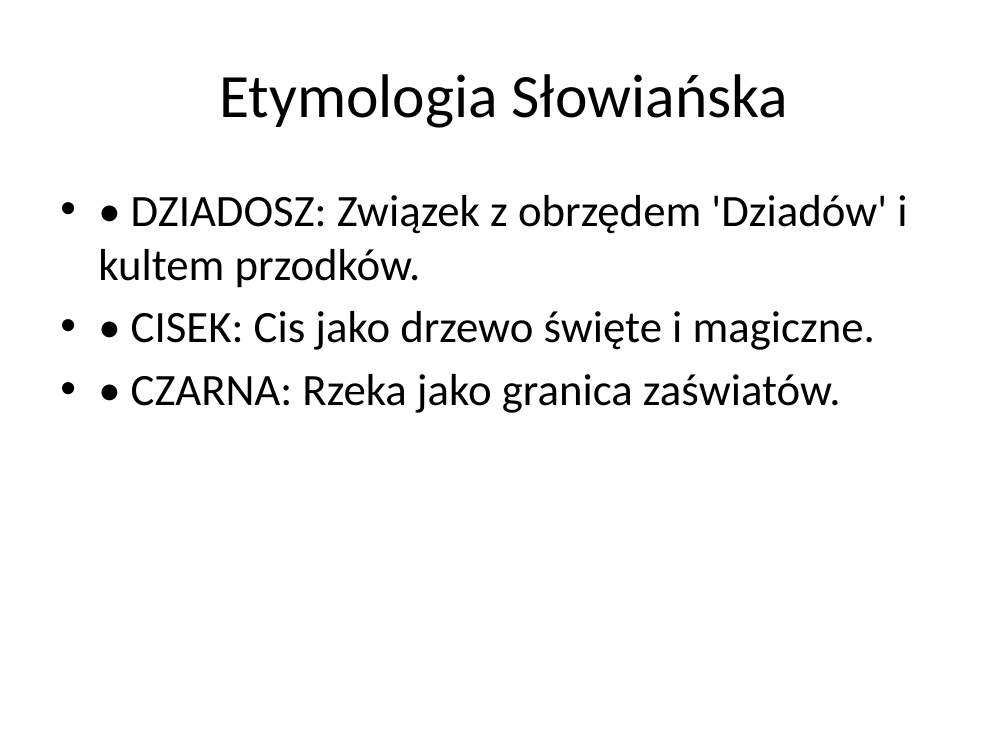
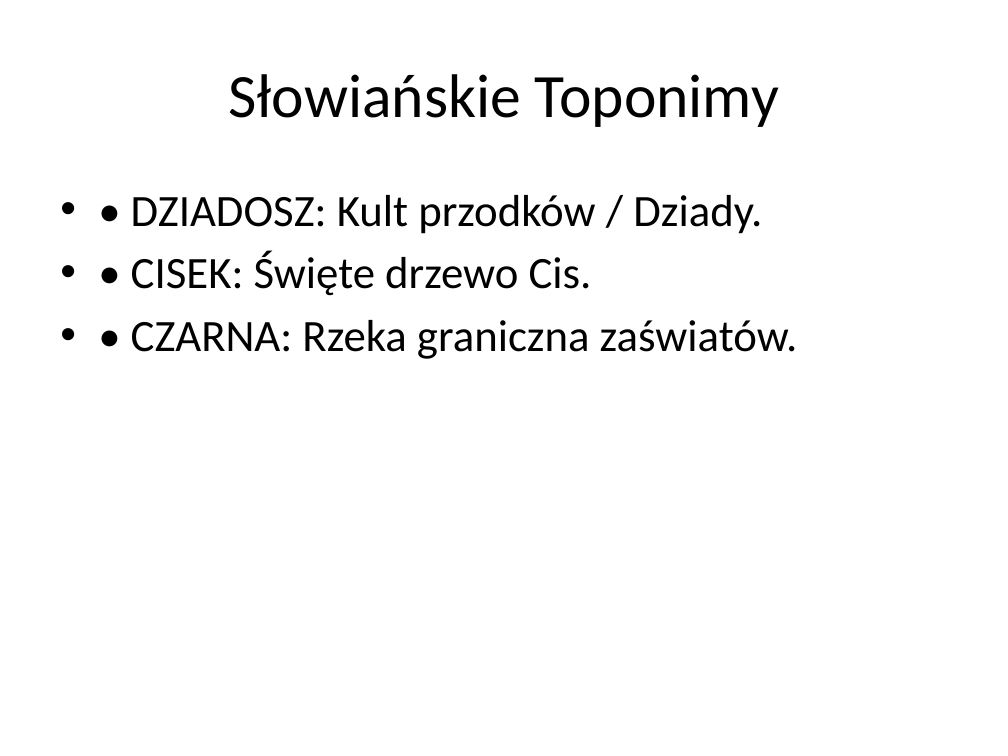
Before and after one commit to lindi2k23-eng/pustel, a slide deck: slide 6 of Analiza_Historyczno-Badawcza_Najnowszego Pustelnika170520266.pptx (slide 4 before the commit). Drawn at 1008x756 pixels with LibreOffice and Linux fonts; fonts in the diff are those of the drawing. Boxes give left, top, right and bottom in pixels: in the first picture for what was removed or moved away, otherwise in the second. Text is boxed around its words. In the diff, an @@ line names an element or a change of style, - is before the commit and + after.

```diff
--- a/Analiza_Historyczno-Badawcza_Najnowszego Pustelnika170520266.pptx
+++ b/Analiza_Historyczno-Badawcza_Najnowszego Pustelnika170520266.pptx
@@ title at [228, 74, 779, 127]: text changed @@
-Etymologia Słowiańska
+Słowiańskie Toponimy
@@ text at [131, 195, 798, 359]: text changed @@
-• • DZIADOSZ: Związek z obrzędem 'Dziadów' i kultem przodków.
-• • CISEK: Cis jako drzewo święte i magiczne.
-• • CZARNA: Rzeka jako granica zaświatów.
+• • DZIADOSZ: Kult przodków / Dziady.
+• • CISEK: Święte drzewo Cis.
+• • CZARNA: Rzeka graniczna zaświatów.
```
Also in this commit, not shown: 3 other slides changed, 2 slides added, 2 slides removed, 2 other files.
